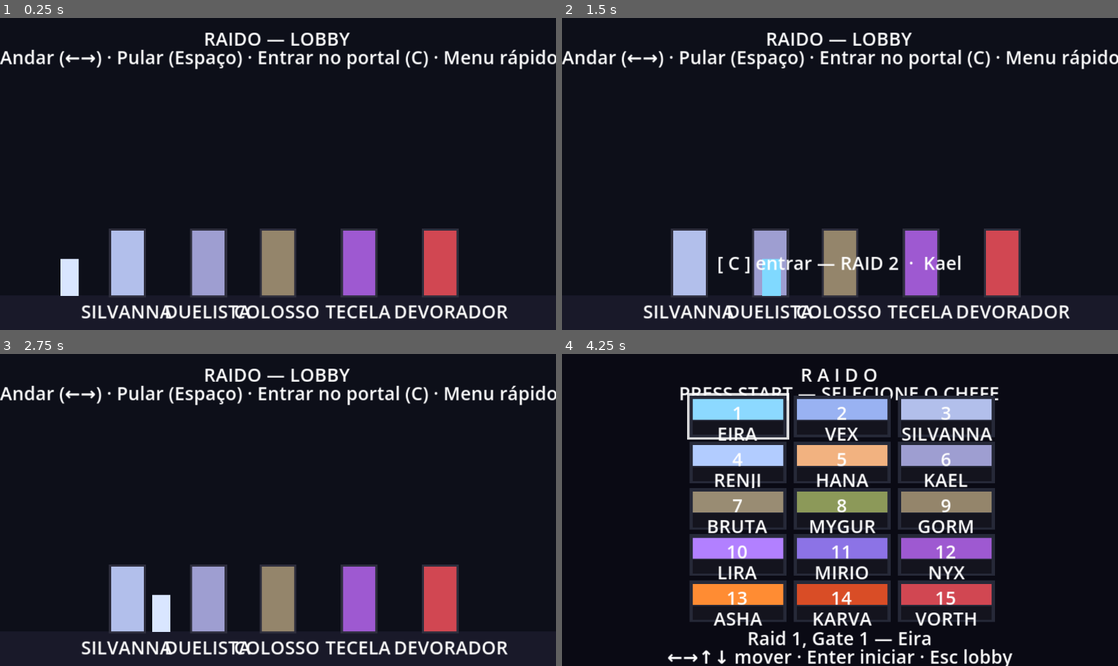
Above: before the commit, frames 1-4 (two rows, left to right).
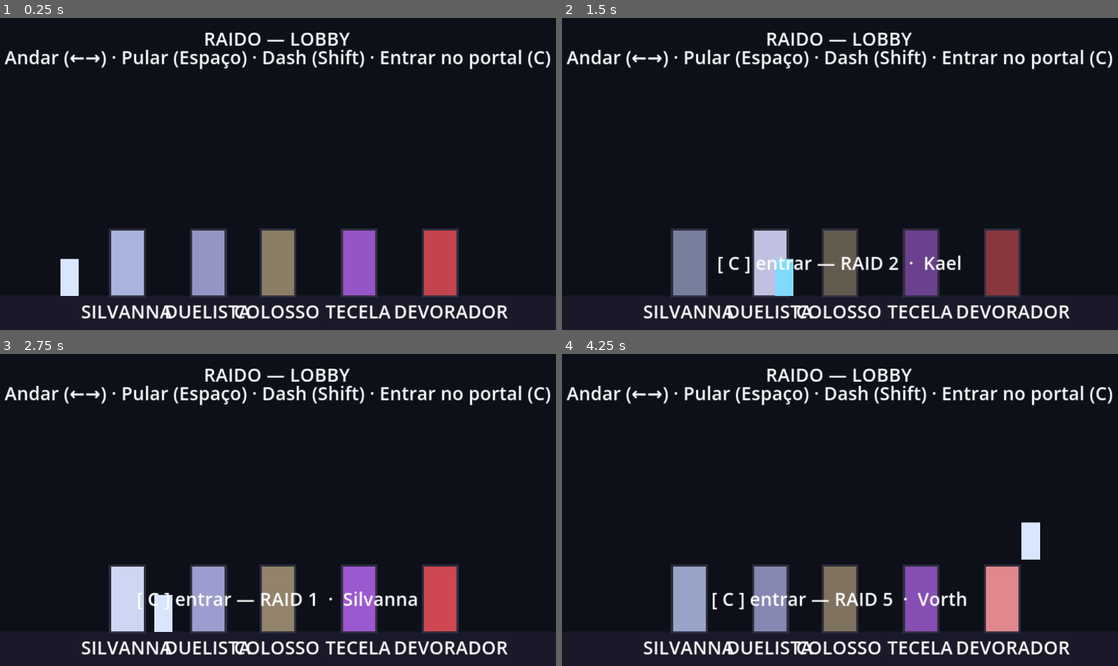
Above: after the commit, the same moments.

Repository: RamonCout0/treinamento_raids
Game: Godot game, scene res://Lobby/lobby.tscn
The game is run twice, just before and just after one commit, with the same random seed, the same clock (stepped at 60 frames per second) and the same inputs.
Inputs:
- Up to frame 1 (0.25 s): no input
- Up to frame 2 (1.5 s): tap Enter (ui_accept) at 0.5, 0.77, 1.07 s; hold Right (ui_right) from 0.53 s (still down); tap X (attack) at 0.6 s; tap Z (counter) at 0.8, 1.35 s
- Up to frame 3 (2.75 s): tap Enter (ui_accept) at 1.52, 1.82 s; tap V (heavy) at 1.55, 2.1 s; release Right (ui_right) at 2.03 s; hold Left (ui_left) from 2.03 s (still down); hold Enter (ui_accept) from 2.03 s (still down)
- Up to frame 4 (4.25 s): release Left (ui_left) at 2.78 s; release Enter (ui_accept) at 2.78 s; hold Right (ui_right) from 2.78 s (still down); tap Enter (ui_accept) at 2.85, 3.02, 3.32, 3.77, 4.07 s; tap X (attack) at 3.05, 3.6 s; tap Z (counter) at 3.8 s; tap Escape (ui_cancel) at 4.15 s

The runs differ from the first frame. In frame 1, 2.8% of the frame differs, in the area x 0-100%, y 10-17%; in frame 2, 8.7%; in frame 3, 4.9%; in frame 4, 37%, in the area x 0-99%, y 4-100%.

Commit message:
ajustando

Diff:
--- a/Arenas/arena.gd
+++ b/Arenas/arena.gd
@@ -10,7 +10,6 @@
 extends Node2D
 
 @export var arena_tint  : Color  = Color(0.08, 0.08, 0.12)
-@export var menu_scene  : String = "res://UI/menu.tscn"
 @export var arena_music : AudioStream   ## música da luta (arraste no Inspetor)
 
 @export_group("Limites (combine com os do boss)")
--- a/Entidades/Comum/boss_base.gd
+++ b/Entidades/Comum/boss_base.gd
@@ -43,12 +43,23 @@
 @export var stagger_decay : float = 250.0
 @export var stagger_stun_time : float = 4.0
 @export var stagger_stun_dmg_mult : float = 2.0
+## Quebra de postura corta o ataque em andamento (responsivo, estilo Lost Ark).
+## Desligue pra voltar ao comportamento antigo (só quebra entre ataques).
+@export var stagger_interrupts_attacks : bool = true
 
 @export_group("Ritmo Global (multiplicadores)")
+@export var hp_mult : float = 5.0                  # escala a VIDA total (botão de duração da luta)
 @export var telegraph_mult : float = 1.0          # escala o aviso (telegrafo)
 @export var active_mult : float = 1.0             # escala o tempo de dano
 @export var projectile_speed_mult : float = 1.0   # escala a velocidade dos projéteis
-@export var recovery_mult : float = 1.0           # escala as pausas entre ataques
+@export var recovery_mult : float = 1.25          # escala as pausas entre ataques (menos corrido)
+
+# Janela de "preparação": durante mecânicas/troca de fase o boss recebe MENOS dano,
+# pra o player ter tempo de ler e se posicionar (estilo Lost Ark). Disparada
+# automaticamente por _announce / _phase_card / _gate_card / _wipe_card.
+@export_group("Proteção em Mecânicas")
+@export var mechanic_guard_mult : float = 0.5     # multiplicador de dano recebido enquanto a proteção está ativa
+@export var mechanic_guard_time : float = 3.0     # duração (s) da proteção ao anunciar mecânica/fase
 
 # --- ESTADO ---
 enum State { INTRO, FIGHT, STAGGERED, DEAD }
@@ -60,6 +71,8 @@
 var _counter_flag := false
 var _stun_pending := false
 var _flashing     := false
+var _guard_t      := 0.0     # tempo restante da proteção de mecânica/fase
+var _stagger_immune := false # mecânica imune a stagger: barra não enche nem quebra
 
 # --- FORMAS (placeholder cubo trocável por AnimatedSprite2D) ---
 # Adicione filhos AnimatedSprite2D; eles são registrados pelo NOME do nó.
@@ -81,6 +94,7 @@
 # INIT
 # =============================================================================
 func _ready() -> void:
+	max_hp *= hp_mult   # escala a vida total (duração da luta) antes de tudo usar max_hp
 	add_to_group("boss")
 	# Camadas: 1=player, 2=arena, 3=boss(4), 4=hurtbox(8).
 	collision_layer = 4
@@ -133,6 +147,8 @@
 func _physics_process(delta: float) -> void:
 	if state == State.DEAD:
 		return
+	if _guard_t > 0.0:
+		_guard_t = max(0.0, _guard_t - delta)
 	if state == State.FIGHT and not is_immune and stagger > 0.0:
 		stagger = max(0.0, stagger - stagger_decay * delta)
 		EventBus.boss_stagger_updated.emit(stagger, max_stagger)
@@ -164,7 +180,9 @@
 		return
 	var amt := amount
 	if state == State.STAGGERED:
-		amt *= stagger_stun_dmg_mult
+		amt *= stagger_stun_dmg_mult   # janela de stagger continua sendo o burst de DPS
+	elif _guard_t > 0.0:
+		amt *= mechanic_guard_mult     # proteção durante mecânica/troca de fase
 	if not is_immune:
 		current_hp = max(0.0, current_hp - amt)
 		EventBus.boss_health_updated.emit(current_hp)
@@ -177,6 +195,8 @@
 func add_stagger(amount: float) -> void:
 	if state == State.DEAD or state == State.STAGGERED:
 		return
+	if _stagger_immune:
+		return   # mecânica imune: postura não acumula nem quebra
 	stagger = min(max_stagger, stagger + amount)
 	EventBus.boss_stagger_updated.emit(stagger, max_stagger)
 	if stagger >= max_stagger and not is_immune and state == State.FIGHT:
@@ -220,7 +240,7 @@
 
 
 func _check_stun() -> void:
-	if _stun_pending and _alive():
+	if _stun_pending and not _stagger_immune and _alive():
 		await _do_stun()
 
 
@@ -273,7 +293,8 @@
 		return
 	_flashing = true
 	_set_color(c)
-	await _sleep(0.08)
+	# Timer direto (não o _sleep interrompível): é só um flash visual de dano.
+	await get_tree().create_timer(0.08).timeout
 	_restore_body_color()
 	_flashing = false
 
@@ -286,7 +307,29 @@
 
 
 func _sleep(t: float) -> void:
-	await get_tree().create_timer(t).timeout
+	# Fora da luta (intro/morte) ou com o recurso desligado: espera normal.
+	if not stagger_interrupts_attacks or state != State.FIGHT:
+		await get_tree().create_timer(t).timeout
+		return
+	# Na luta: a espera "acorda" cedo se a postura quebrar (corta o ataque atual),
+	# exceto numa mecânica imune a stagger.
+	var dt := get_physics_process_delta_time()
+	var elapsed := 0.0
+	while elapsed < t:
+		if state != State.FIGHT:
+			return
+		if _stun_pending and not _stagger_immune and not is_immune:
+			await _do_stun()
+			return
+		elapsed += dt
+		await get_tree().physics_frame
+
+
+# Liga/desliga a IMUNIDADE A STAGGER (mecânicas que não podem ser interrompidas).
+# Enquanto ligada, a barra de postura não enche nem quebra. As janelas de parry
+# (_await_counter) já ligam isso sozinhas; os portões usam `is_immune`.
+func _set_stagger_immune(on: bool) -> void:
+	_stagger_immune = on
 
 
 func _move_to(target: Vector2, speed: float) -> void:
@@ -299,17 +342,22 @@
 # Espera o player apertar Parry dentro de `window`. `valid` (opcional) decide se
 # o parry conta (ex.: player no lado certo). Retorna true se parry válido.
 func _await_counter(window: float, valid: Callable = Callable()) -> bool:
+	# Mecânica de parry/counter é IMUNE a stagger: não dá pra "pular" com a quebra.
+	_set_stagger_immune(true)
 	_counter_flag = false
 	var dt := get_physics_process_delta_time()
 	var t := 0.0
+	var ok := false
 	while _alive() and t < window:
 		if _counter_flag:
 			_counter_flag = false
 			if not valid.is_valid() or valid.call():
-				return true
+				ok = true
+				break
 		t += dt
 		await get_tree().physics_frame
-	return false
+	_set_stagger_immune(false)
+	return ok
 
 
 # Cria um perigo (telegrafo -> ativo -> some). `skin` opcional troca o cubo.
@@ -443,6 +491,13 @@
 			_cur_form.play(anim_name)
 
 
+# Liga a "proteção de mecânica": por `t` s o boss recebe dano reduzido
+# (mechanic_guard_mult). Use t<0 para a duração padrão (mechanic_guard_time).
+func _begin_mechanic_guard(t: float = -1.0) -> void:
+	var dur := t if t > 0.0 else mechanic_guard_time
+	_guard_t = maxf(_guard_t, dur)
+
+
 func _banner(text: String) -> void:
 	print("[%s] >>> %s" % [boss_name, text])
 	EventBus.boss_banner.emit(text)
@@ -452,6 +507,7 @@
 func _announce(text: String, color: Color = Color(1, 1, 1)) -> void:
 	print("[%s] >>> %s" % [boss_name, text])
 	EventBus.mechanic_announce.emit(text, "mech", color)
+	_begin_mechanic_guard()
 
 
 # Card de MUDANÇA DE FASE (azul claro por padrão).
@@ -459,6 +515,7 @@
 	print("[%s] >>> %s" % [boss_name, text])
 	EventBus.boss_banner.emit(text)
 	EventBus.mechanic_announce.emit(text, "phase", color)
+	_begin_mechanic_guard()
 
 
 # Card de PORTÃO de stagger (dourado).
@@ -466,6 +523,7 @@
 	print("[%s] >>> %s" % [boss_name, text])
 	EventBus.boss_banner.emit(text)
 	EventBus.mechanic_announce.emit(text, "gate", Color(1.0, 0.85, 0.3))
+	_begin_mechanic_guard()
 
 
 # Card de WIPE / parry obrigatório (vermelho).
@@ -473,3 +531,4 @@
 	print("[%s] >>> %s" % [boss_name, text])
 	EventBus.boss_banner.emit(text)
 	EventBus.mechanic_announce.emit(text, "wipe", Color(1.0, 0.3, 0.3))
+	_begin_mechanic_guard()
--- a/Lobby/lobby.gd
+++ b/Lobby/lobby.gd
@@ -1,7 +1,7 @@
-# lobby.gd — HUB ENTRE RAIDS.
+# lobby.gd — HUB ENTRE RAIDS (único ponto de entrada do jogo).
 # ============================================================================
 # Player anda no hub e entra num PORTAL (chegar perto e apertar C) pra iniciar
-# a raid. Esc abre o menu de seleção rápida (estilo Mega Man).
+# a raid. O portal mais perto acende; os outros pulsam suavemente.
 # ============================================================================
 extends Node2D
 
@@ -19,12 +19,13 @@
 const FLOOR_Y := 240.0
 const PORTAL_W := 28.0
 const PORTAL_H := 56.0
-const INTERACT_RANGE := 28.0
+const INTERACT_RANGE := 40.0
 
 var _player : CharacterBody2D
 var _hint   : Label
 var _title  : Label
-var _portal_nodes : Array = []   # [{rect:Rect2, raid:String, name:String}]
+var _portal_nodes : Array = []   # [{rect:Rect2, raid:String, name:String, core:ColorRect, color:Color}]
+var _pulse  := 0.0
 
 
 func _ready() -> void:
@@ -33,14 +34,24 @@
 	_build_portals()
 	_build_player()
 	_build_ui()
-	# Música ambiente do lobby = mesma do menu (campo Menu Music do AudioManager).
+	# Música ambiente do lobby (reaproveita o campo Menu Music do AudioManager).
 	AudioManager.play_music(AudioManager.menu_music)
 
 
-func _process(_dt: float) -> void:
+func _process(dt: float) -> void:
 	if _player == null or not is_instance_valid(_player):
 		return
+	_pulse += dt
 	var near = _portal_near_player()
+	# Realça o portal mais perto; os outros respiram numa pulsação suave.
+	for p in _portal_nodes:
+		var core : ColorRect = p["core"]
+		var base : Color = p["color"]
+		if is_same(p, near):
+			core.color = base.lightened(0.35)
+		else:
+			var a := 0.78 + 0.22 * (sin(_pulse * 3.0) * 0.5 + 0.5)
+			core.color = base * a
 	if near == null:
 		_hint.text = ""
 	else:
@@ -48,10 +59,6 @@
 
 
 func _unhandled_input(event: InputEvent) -> void:
-	if event.is_action_pressed("ui_cancel"):
-		# Esc no lobby = menu de seleção (modo treino: 1 gate só).
-		get_tree().change_scene_to_file("res://UI/menu.tscn")
-		return
 	if event.is_action_pressed("grab"):
 		var near = _portal_near_player()
 		if near:
@@ -60,11 +67,15 @@
 
 func _portal_near_player():
 	var px : float = _player.global_position.x
+	var best = null
+	var best_d := INTERACT_RANGE
 	for p in _portal_nodes:
 		var r : Rect2 = p["rect"]
-		if absf(px - (r.position.x + r.size.x * 0.5)) <= INTERACT_RANGE:
-			return p
-	return null
+		var d := absf(px - (r.position.x + r.size.x * 0.5))
+		if d <= best_d:
+			best_d = d
+			best = p
+	return best
 
 
 # ── Construção do cenário ───────────────────────────────────────
@@ -131,11 +142,13 @@
 		lbl.size = Vector2(80.0, 12.0)
 		lbl.horizontal_alignment = HORIZONTAL_ALIGNMENT_CENTER
 		add_child(lbl)
-		# Registra zona de interação
+		# Registra zona de interação (guarda o núcleo p/ animar a pulsação/realce)
 		_portal_nodes.append({
 			"rect": Rect2(rect_pos, Vector2(PORTAL_W, PORTAL_H)),
 			"raid": p["id"],
 			"name": p["name"],
+			"core": core,
+			"color": Color(p["color"]),
 		})
 
 
@@ -158,7 +171,7 @@
 	layer.add_child(_title)
 
 	var sub := Label.new()
-	sub.text = "Andar (←→) · Pular (Espaço) · Entrar no portal (C) · Menu rápido (Esc)"
+	sub.text = "Andar (←→) · Pular (Espaço) · Dash (Shift) · Entrar no portal (C)"
 	sub.position = Vector2(0.0, 22.0)
 	sub.size = Vector2(480.0, 12.0)
 	sub.horizontal_alignment = HORIZONTAL_ALIGNMENT_CENTER
--- a/Player/player.gd
+++ b/Player/player.gd
@@ -25,7 +25,7 @@
 
 # --- ATAQUE / STAGGER (dano e stagger por golpe) ---
 const COMBO_WINDOW := 0.8
-const ATTACK_MOVE_FACTOR := 0.5   # quanto da velocidade você mantém atacando (não trava)
+const ATTACK_MOVE_FACTOR := 0.72   # quanto da velocidade você mantém atacando (não trava)
 const BUFFER_TIME := 0.25         # janela de buffer p/ encadear o próximo golpe
 # [dano, stagger] por passo de combo
 # OBS: o combo é rápido (encadeia com buffer), então o dano por golpe é baixo
@@ -252,10 +252,11 @@
 		target.take_damage(_cur_dmg)
 	if target.has_method("add_stagger"):
 		target.add_stagger(_cur_stagger)
-	# Game feel: hit-stop curto + shake leve + número.
-	# Heavy bate mais forte; combo 3 também (último golpe).
+	# Game feel: combos NÃO congelam o tempo (mantém o fluxo, sem travadinha a cada
+	# golpe). Só o Heavy dá um hit-stop curtinho pra dar peso ao impacto.
 	var is_heavy : bool = _cur_dmg >= HEAVY_DMG
-	GameFeel.hit_stop(0.08 if is_heavy else 0.05)
+	if is_heavy:
+		GameFeel.hit_stop(0.05)
 	GameFeel.shake_camera(5.0 if is_heavy else 2.5, 0.18)
 	GameFeel.spawn_damage_number(target.global_position, _cur_dmg,
 		Color(1.0, 0.85, 0.3) if is_heavy else Color(1.0, 0.95, 0.7))
--- a/Player/player.tscn
+++ b/Player/player.tscn
@@ -8,21 +8,21 @@
 [sub_resource type="RectangleShape2D" id="RectangleShape2D_hit"]
 size = Vector2(28, 30)
 
-[node name="Player" type="CharacterBody2D" groups=["player"]]
+[node name="Player" type="CharacterBody2D" unique_id=1037979620 groups=["player"]]
 script = ExtResource("1_player")
 
-[node name="Visual" type="ColorRect" parent="."]
+[node name="Visual" type="ColorRect" parent="." unique_id=1263930984]
 offset_left = -8.0
 offset_top = -16.0
 offset_right = 8.0
 offset_bottom = 16.0
 color = Color(0.85, 0.9, 1, 1)
 
-[node name="CollisionShape2D" type="CollisionShape2D" parent="."]
+[node name="CollisionShape2D" type="CollisionShape2D" parent="." unique_id=1176659782]
 shape = SubResource("RectangleShape2D_body")
 
-[node name="AttackHitbox" type="Area2D" parent="."]
+[node name="AttackHitbox" type="Area2D" parent="." unique_id=1555880437]
 
-[node name="CollisionShape2D" type="CollisionShape2D" parent="AttackHitbox"]
+[node name="CollisionShape2D" type="CollisionShape2D" parent="AttackHitbox" unique_id=1184676745]
 position = Vector2(20, 0)
 shape = SubResource("RectangleShape2D_hit")
--- a/UI/menu.gd
+++ /dev/null
@@ -1,205 +0,0 @@
-# menu.gd — Seleção de chefe estilo Mega Man clássico (grade 3x3 de retratos).
-# Setas navegam · Enter inicia · clique também funciona. Tudo placeholder.
-extends Control
-
-const BOSSES := [
-	# RAID 1 — Silvanna
-	{"short": "EIRA",     "full": "Raid 1, Gate 1 — Eira",         "scene": "res://Arenas/arena_eira.tscn",     "tint": Color(0.55, 0.85, 1.0), "col": 0, "row": 0},
-	{"short": "VEX",      "full": "Raid 1, Gate 2 — Vex",          "scene": "res://Arenas/arena_vex.tscn",      "tint": Color(0.60, 0.70, 0.95), "col": 1, "row": 0},
-	{"short": "SILVANNA", "full": "Raid 1, BOSS — Silvanna",       "scene": "res://Arenas/arena_silvanna.tscn", "tint": Color(0.70, 0.75, 0.92), "col": 2, "row": 0},
-	# RAID 2 — Kael
-	{"short": "RENJI",    "full": "Raid 2, Gate 1 — Renji",        "scene": "res://Arenas/arena_renji.tscn",    "tint": Color(0.70, 0.80, 1.00), "col": 0, "row": 1},
-	{"short": "HANA",     "full": "Raid 2, Gate 2 — Hana",         "scene": "res://Arenas/arena_hana.tscn",     "tint": Color(0.95, 0.70, 0.50), "col": 1, "row": 1},
-	{"short": "KAEL",     "full": "Raid 2, BOSS — Kael",           "scene": "res://Arenas/arena_duelista.tscn", "tint": Color(0.62, 0.62, 0.82), "col": 2, "row": 1},
-	# RAID 3 — Gorm
-	{"short": "BRUTA",    "full": "Raid 3, Gate 1 — Bruta",        "scene": "res://Arenas/arena_bruta.tscn",    "tint": Color(0.60, 0.55, 0.45), "col": 0, "row": 2},
-	{"short": "MYGUR",    "full": "Raid 3, Gate 2 — Mygur",        "scene": "res://Arenas/arena_mygur.tscn",    "tint": Color(0.55, 0.60, 0.35), "col": 1, "row": 2},
-	{"short": "GORM",     "full": "Raid 3, BOSS — Gorm",           "scene": "res://Arenas/arena_colosso.tscn",  "tint": Color(0.58, 0.52, 0.42), "col": 2, "row": 2},
-	# RAID 4 — Nyx
-	{"short": "LIRA",     "full": "Raid 4, Gate 1 — Lira",         "scene": "res://Arenas/arena_lira.tscn",     "tint": Color(0.70, 0.50, 1.00), "col": 0, "row": 3},
-	{"short": "MIRIO",    "full": "Raid 4, Gate 2 — Mirio",        "scene": "res://Arenas/arena_mirio.tscn",    "tint": Color(0.55, 0.45, 0.90), "col": 1, "row": 3},
-	{"short": "NYX",      "full": "Raid 4, BOSS — Nyx",            "scene": "res://Arenas/arena_tecela.tscn",   "tint": Color(0.62, 0.35, 0.82), "col": 2, "row": 3},
-	# RAID 5 — Vorth
-	{"short": "ASHA",     "full": "Raid 5, Gate 1 — Asha",         "scene": "res://Arenas/arena_asha.tscn",     "tint": Color(1.00, 0.55, 0.20), "col": 0, "row": 4},
-	{"short": "KARVA",    "full": "Raid 5, Gate 2 — Karva",        "scene": "res://Arenas/arena_karva.tscn",    "tint": Color(0.85, 0.30, 0.15), "col": 1, "row": 4},
-	{"short": "VORTH",    "full": "Raid 5, BOSS — Vorth",          "scene": "res://Arenas/arena_devorador.tscn","tint": Color(0.82, 0.28, 0.32), "col": 2, "row": 4},
-]
-
-const GX := 110.0  # origem x da grade
-const GY := 36.0   # origem y da grade
-const CW := 84.0   # largura da célula
-const CH := 36.0   # altura da célula
-const GAPX := 6.0
-const GAPY := 4.0
-
-var _sel := 0
-var _highlight : Panel
-var _full_label : Label
-var _blink := 0.0
-
-
-func _ready() -> void:
-	set_anchors_and_offsets_preset(Control.PRESET_FULL_RECT)
-
-	var bg := ColorRect.new()
-	bg.set_anchors_and_offsets_preset(Control.PRESET_FULL_RECT)
-	bg.color = Color(0.04, 0.04, 0.08)
-	bg.mouse_filter = Control.MOUSE_FILTER_IGNORE
-	add_child(bg)
-
-	_add_label("R A I D O", 0, 6, 480, 16, HORIZONTAL_ALIGNMENT_CENTER)
-	_add_label("PRESS START — SELECIONE O CHEFE", 0, 22, 480, 12, HORIZONTAL_ALIGNMENT_CENTER)
-
-	# Células dos chefes (grade 3 colunas × 5 linhas = 15 entradas).
-	for i in BOSSES.size():
-		_make_boss_cell(i)
-
-	# Realce da seleção (cursor: borda branca que pisca, estilo Mega Man).
-	var sb := StyleBoxFlat.new()
-	sb.bg_color = Color(1, 1, 1, 0)
-	sb.set_border_width_all(2)
-	sb.border_color = Color(1, 1, 1)
-	_highlight = Panel.new()
-	_highlight.add_theme_stylebox_override("panel", sb)
-	_highlight.mouse_filter = Control.MOUSE_FILTER_IGNORE
-	add_child(_highlight)
-
-	# Nome completo do chefe selecionado.
-	_full_label = _add_label("", 0, 234, 480, 12, HORIZONTAL_ALIGNMENT_CENTER)
-	_add_label("←→↑↓ mover · Enter iniciar · Esc lobby", 0, 250, 480, 12, HORIZONTAL_ALIGNMENT_CENTER)
-
-	_update_selection()
-	AudioManager.play_music(AudioManager.menu_music)
-
-
-func _process(delta: float) -> void:
-	_blink += delta
-	if _highlight:
-		_highlight.modulate.a = 0.4 + 0.6 * (sin(_blink * 8.0) * 0.5 + 0.5)
-
-
-func _cell_pos(col: int, row: int) -> Vector2:
-	return Vector2(GX + col * (CW + GAPX), GY + row * (CH + GAPY))
-
-
-func _make_boss_cell(i: int) -> void:
-	var b = BOSSES[i]
-	var p := _cell_pos(b["col"], b["row"])
-
-	# moldura
-	var frame := ColorRect.new()
-	frame.position = p
-	frame.size = Vector2(CW, CH)
-	frame.color = Color(0.15, 0.16, 0.22)
-	add_child(frame)
-
-	# retrato (placeholder = cor do chefe; troque por arte depois)
-	var face := ColorRect.new()
-	face.position = p + Vector2(3, 3)
-	face.size = Vector2(CW - 6, CH - 18)
-	face.color = b["tint"]
-	add_child(face)
-
-	var num := Label.new()
-	num.text = str(i + 1)
-	num.position = p + Vector2(3, 3)
-	num.size = Vector2(CW - 6, CH - 18)
-	num.horizontal_alignment = HORIZONTAL_ALIGNMENT_CENTER
-	num.vertical_alignment = VERTICAL_ALIGNMENT_CENTER
-	add_child(num)
-
-	# barra de nome
-	var bar := ColorRect.new()
-	bar.position = p + Vector2(3, CH - 14)
-	bar.size = Vector2(CW - 6, 12)
-	bar.color = Color(0.08, 0.08, 0.12)
-	add_child(bar)
-
-	var name_lbl := Label.new()
-	name_lbl.text = b["short"]
-	name_lbl.position = p + Vector2(3, CH - 15)
-	name_lbl.size = Vector2(CW - 6, 12)
-	name_lbl.horizontal_alignment = HORIZONTAL_ALIGNMENT_CENTER
-	name_lbl.vertical_alignment = VERTICAL_ALIGNMENT_CENTER
-	add_child(name_lbl)
-
-	# clique do mouse seleciona/inicia
-	var btn := Button.new()
-	btn.flat = true
-	btn.position = p
-	btn.size = Vector2(CW, CH)
-	btn.focus_mode = Control.FOCUS_NONE
-	btn.pressed.connect(_on_click.bind(i))
-	add_child(btn)
-
-
-func _add_label(text: String, x: float, y: float, w: float, h: float, align: int) -> Label:
-	var l := Label.new()
-	l.text = text
-	l.position = Vector2(x, y)
-	l.size = Vector2(w, h)
-	l.horizontal_alignment = align
-	l.vertical_alignment = VERTICAL_ALIGNMENT_CENTER
-	l.mouse_filter = Control.MOUSE_FILTER_IGNORE
-	add_child(l)
-	return l
-
-
-func _unhandled_input(event: InputEvent) -> void:
-	if event.is_action_pressed("ui_cancel"):
-		RaidManager.return_to_lobby()
-		return
-	if event.is_action_pressed("ui_left"):
-		_move(-1, 0)
-	elif event.is_action_pressed("ui_right"):
-		_move(1, 0)
-	elif event.is_action_pressed("ui_up"):
-		_move(0, -1)
-	elif event.is_action_pressed("ui_down"):
-		_move(0, 1)
-	elif event.is_action_pressed("ui_accept"):
-		_launch(_sel)
-
-
-func _move(dx: int, dy: int) -> void:
-	var cur = BOSSES[_sel]
-	var best := -1
-	var best_score := 9999
-	for i in BOSSES.size():
-		if i == _sel:
-			continue
-		var b = BOSSES[i]
-		var ddx : int = b["col"] - cur["col"]
-		var ddy : int = b["row"] - cur["row"]
-		if dx != 0 and (signi(ddx) != dx or ddy != 0):
-			continue
-		if dy != 0 and (signi(ddy) != dy or ddx != 0):
-			continue
-		var score : int = abs(ddx) + abs(ddy)
-		if score < best_score:
-			best_score = score
-			best = i
-	if best >= 0:
-		_sel = best
-		_update_selection()
-
-
-func _update_selection() -> void:
-	var b = BOSSES[_sel]
-	var p := _cell_pos(b["col"], b["row"])
-	_highlight.position = p - Vector2(2, 2)
-	_highlight.size = Vector2(CW + 4, CH + 4)
-	_full_label.text = b["full"]
-
-
-func _on_click(i: int) -> void:
-	if i == _sel:
-		_launch(i)
-	else:
-		_sel = i
-		_update_selection()
-
-
-func _launch(i: int) -> void:
-	# Modo treino: 1 boss isolado (não entra na sequência da raid).
-	RaidManager.play_single(BOSSES[i]["scene"])
--- a/UI/menu.tscn
+++ /dev/null
@@ -1,8 +0,0 @@
-[gd_scene load_steps=2 format=3 uid="uid://raidomenu001"]
-
-[ext_resource type="Script" path="res://UI/menu.gd" id="1"]
-
-[node name="Menu" type="Control"]
-layout_mode = 3
-anchors_preset = 15
-script = ExtResource("1")
Not shown: 1 places in Player/player.tscn that only renumber resources
Not shown, removed: UI/menu.gd.uid
Not shown, changed: COMO_USAR.md
Not shown, changed: README.md
